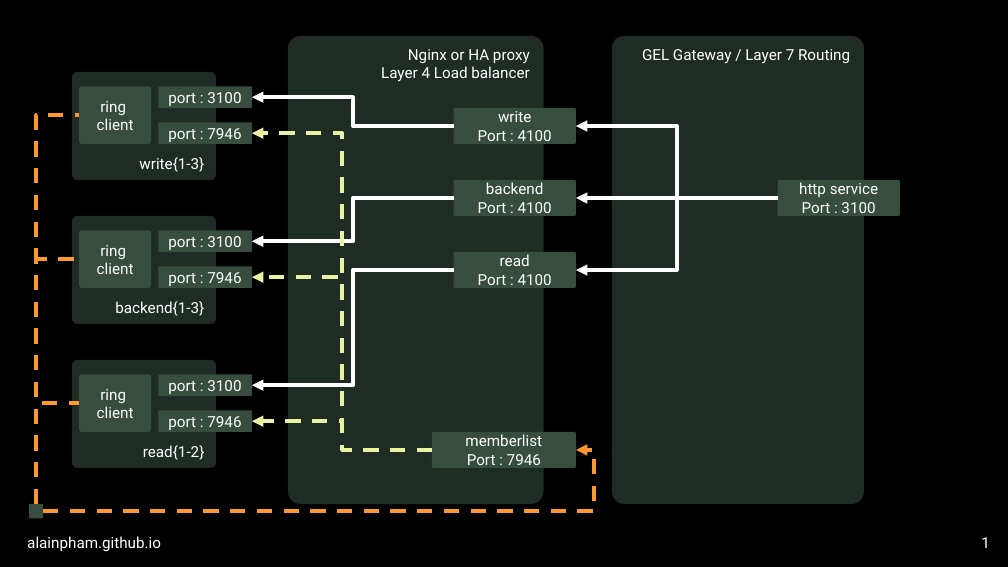
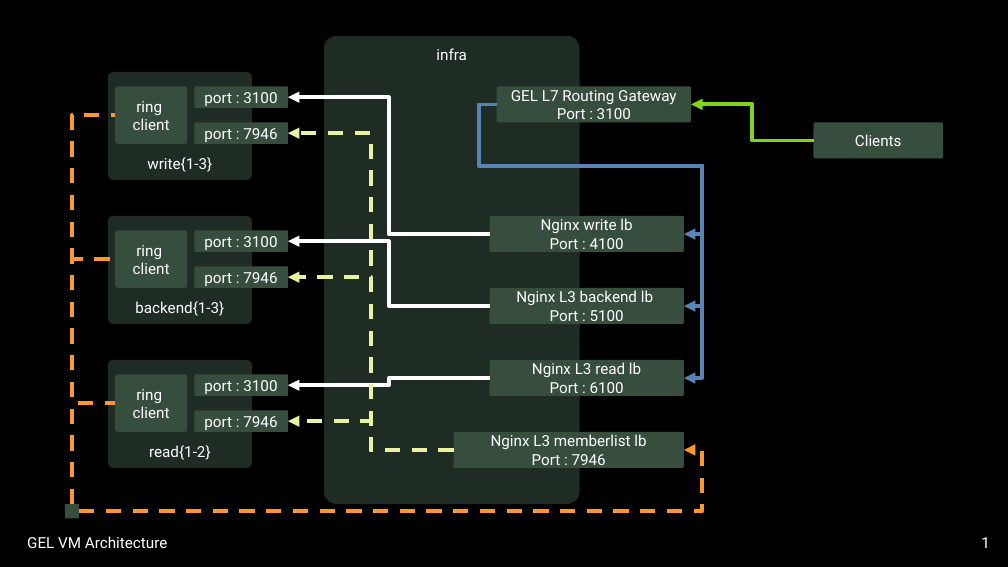
Before and after one commit to alainpham/cloud_native_lab, a slide deck: slide 1 of playbooks/vm/docs/slides.odp. Drawn at 1008x567 pixels with LibreOffice and Linux fonts; fonts in the diff are those of the drawing. Boxes give left, top, right and bottom in pixels: in the first picture for what was removed or moved away, otherwise in the second. Text is boxed around its words. In the diff, an @@ line names an element or a change of style, - is before the commit and + after.

```diff
--- a/playbooks/vm/docs/slides.odp
+++ b/playbooks/vm/docs/slides.odp
@@ freeform shape removed at (x1=288, y1=36, x2=544, y2=504) @@
-Nginx or HA proxy
-Layer 4 Load balancer
@@ freeform shape added at (x1=324, y1=36, x2=580, y2=504), fill #1F2C23, 12 pt, text #FFFFFF @@
+infra
@@ freeform shape removed at (x1=612, y1=36, x2=864, y2=504) @@
-GEL Gateway / Layer 7 Routing
@@ rounded rectangle added at (x1=497, y1=86, x2=692, y2=122), fill #374D3D, 12 pt, text #FFFFFF @@
+GEL L7 Routing Gateway
+Port : 3100
@@ elbow arrow moved from (454, 126) - (252, 97) to (489, 234) - (288, 97) @@
@@ elbow arrow moved from (777, 198) - (576, 126) to (497, 104) - (684, 234) @@
@@ elbow arrow (497, 104) - (684, 234): stroke #FFFFFF 3 pt to #5983B0 3 pt @@
@@ elbow arrow added from (497, 104) to (684, 378), #5983B0 3 pt @@
@@ elbow arrow added from (497, 104) to (684, 306), #5983B0 3 pt @@
@@ elbow arrow moved from (777, 198) - (576, 270) to (814, 141) - (692, 104) @@
@@ elbow arrow (814, 141) - (692, 104): stroke #FFFFFF 3 pt to #81D41A 3 pt @@
@@ elbow arrow moved from (432, 450) - (252, 134) to (454, 450) - (288, 134) @@
@@ rounded rectangle added at (x1=814, y1=123, x2=944, y2=158), fill #374D3D, 12 pt, text #FFFFFF @@
+Clients
@@ rounded rectangle removed at (x1=454, y1=180, x2=576, y2=216) @@
-backend
-Port : 4100
@@ elbow arrow removed from (777, 198) to (576, 198) @@
@@ rounded rectangle removed at (x1=777, y1=180, x2=900, y2=216) @@
-http service
-Port : 3100
@@ rounded rectangle "Nginx write lb" resized from (x1=454, y1=108, x2=576, y2=144) to (x1=489, y1=216, x2=684, y2=252) @@
@@ text in rounded rectangle at (x1=541, y1=218, x2=632, y2=233): text changed @@
-write
+Nginx write lb
@@ elbow arrow moved from (454, 198) - (252, 241) to (489, 306) - (288, 241) @@
@@ rounded rectangle removed at (x1=454, y1=252, x2=576, y2=288) @@
-read
-Port : 4100
@@ elbow arrow moved from (432, 450) - (252, 277) to (454, 450) - (288, 277) @@
@@ rounded rectangle added at (x1=489, y1=288, x2=684, y2=324), fill #374D3D, 12 pt, text #FFFFFF @@
+Nginx L3 backend lb
+Port : 5100
@@ alignment right to centre in 3 elements at (x1=108, y1=216, x2=252, y2=324), (x1=108, y1=72, x2=252, y2=180), (x1=108, y1=360, x2=252, y2=468) @@
@@ elbow arrow moved from (454, 270) - (252, 385) to (489, 378) - (288, 385) @@
@@ rounded rectangle added at (x1=489, y1=360, x2=684, y2=396), fill #374D3D, 12 pt, text #FFFFFF @@
+Nginx L3 read lb
+Port : 6100
@@ 13 rounded rectangles, 3 elbow lines moved together from (x1=28, y1=72, x2=252, y2=519) to (x1=65, y1=72, x2=288, y2=519) @@
@@ elbow arrow moved from (432, 450) - (252, 422) to (454, 450) - (288, 422) @@
@@ rounded rectangle "Nginx L3 memberlist lb" resized from (x1=432, y1=432, x2=575, y2=467) to (x1=454, y1=432, x2=684, y2=467) @@
@@ text in rounded rectangle at (x1=491, y1=434, x2=646, y2=449): text changed @@
-memberlist
+Nginx L3 memberlist lb
@@ elbow arrow moved from (43, 511) - (576, 450) to (80, 511) - (684, 450) @@
@@ text at (x1=27, y1=536, x2=167, y2=548): text changed @@
-alainpham.github.io
+GEL VM Architecture
```
Also in this commit, not shown: 4 slides removed, 3 other files.
